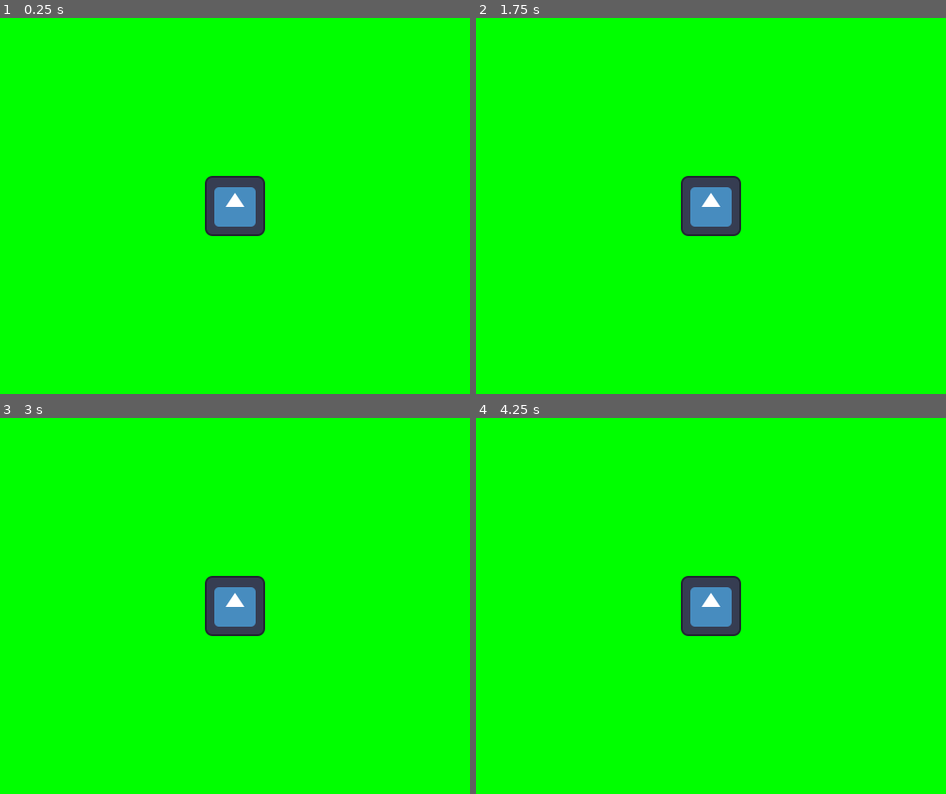
Above: before the commit, frames 1-4 (two rows, left to right).
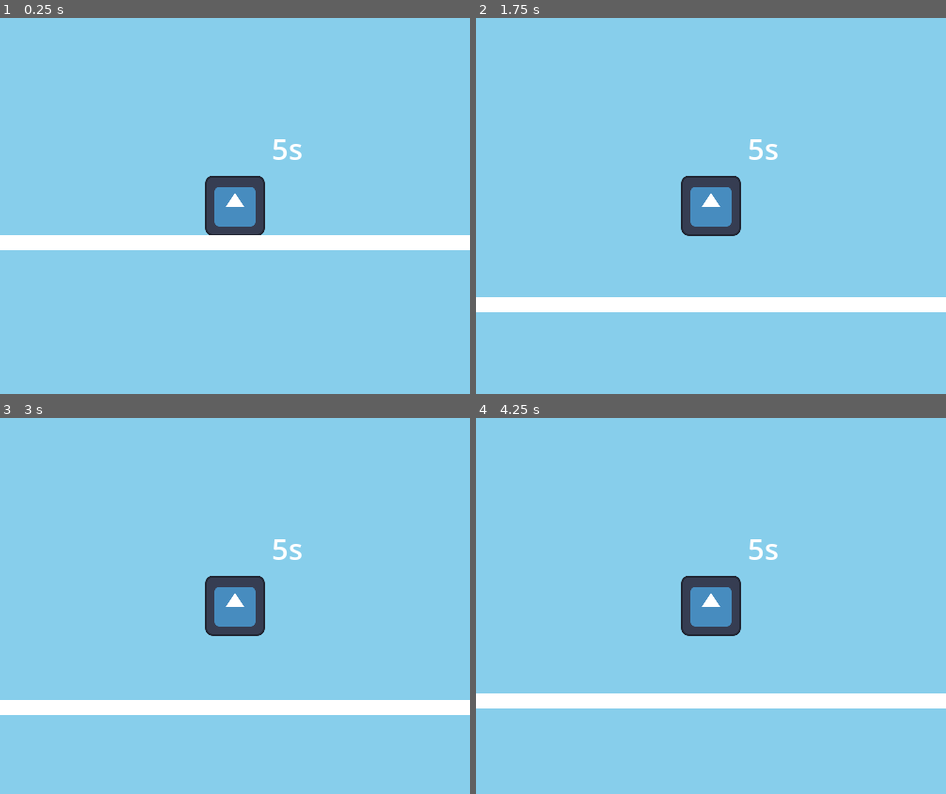
Above: after the commit, the same moments.

Repository: ltecheroffical/Brackeys-Jam-2023
Game: Godot game, scene res://game.tscn
Same seed, same stepped clock (60 frames per second), same inputs: the game is played once before the commit and once after it. The engine's default icon, where the game draws it, is replaced by a stand-in: a white triangle on a blue panel in a dark square.
Inputs:
- Up to frame 1 (0.25 s): no input
- Up to frame 2 (1.75 s): tap Enter at 0.5 s; hold D (right, bound only after the commit) from 0.53 s (still down); tap Up (jump, bound only after the commit) at 0.6, 0.77, 1.07, 1.35, 1.52 s
- Up to frame 3 (3 s): tap Up (jump, bound only after the commit) at 1.82, 2.1, 2.85 s; release D (right, bound only after the commit) at 2.03 s; hold A (left, bound only after the commit) 2.03-2.78 s; tap Space at 2.75 s; hold D (right, bound only after the commit) from 2.78 s (still down)
- Up to frame 4 (4.25 s): keep holding D (right, bound only after the commit); tap Up (jump, bound only after the commit) at 3.02, 3.32, 3.6, 3.77, 4.07 s

The runs differ from the first frame. In frame 1, 98% of the frame differs, in the area x 0-100%, y 0-100%; in frame 2, 98%; in frame 3, 98%; in frame 4, 98%.

Commit message:
fixed a few things

Diff:
--- a/assets/objects/player.tscn
+++ b/assets/objects/player.tscn
@@ -1,11 +1,16 @@
-[gd_scene load_steps=3 format=3 uid="uid://b126nybs3fmq7"]
+[gd_scene load_steps=5 format=3 uid="uid://b126nybs3fmq7"]
 
 [ext_resource type="Texture2D" uid="uid://d3f461x5r342t" path="res://icon.svg" id="1_8j3p8"]
+[ext_resource type="Script" path="res://assets/scripts/player.gd" id="1_o88ps"]
 
 [sub_resource type="RectangleShape2D" id="RectangleShape2D_hv71g"]
 size = Vector2(64, 63)
 
+[sub_resource type="LabelSettings" id="LabelSettings_ckudc"]
+font_size = 31
+
 [node name="Player" type="CharacterBody2D"]
+script = ExtResource("1_o88ps")
 
 [node name="Texture" type="Sprite2D" parent="."]
 scale = Vector2(0.5, 0.5)
@@ -13,3 +18,11 @@
 
 [node name="CollisionShape2D" type="CollisionShape2D" parent="."]
 shape = SubResource("RectangleShape2D_hv71g")
+
+[node name="Label" type="Label" parent="."]
+offset_left = 39.0
+offset_top = -83.0
+offset_right = 72.0
+offset_bottom = -36.0
+text = "5s"
+label_settings = SubResource("LabelSettings_ckudc")
--- /dev/null
+++ b/assets/scripts/player.gd
@@ -0,0 +1,26 @@
+extends CharacterBody2D
+
+
+const SPEED = 50.0
+const JUMP_VELOCITY = -400.0
+
+
+var gravity = ProjectSettings.get_setting("physics/2d/default_gravity")
+
+
+func _physics_process(delta):
+	if not is_on_floor():
+		velocity.y += gravity * delta
+
+
+	if Input.is_action_just_pressed("jump") and is_on_floor():
+		velocity.y = JUMP_VELOCITY
+
+
+	var direction = Input.get_axis("left", "right")
+	if direction:
+		velocity.x = direction * SPEED
+	else:
+		velocity.x = move_toward(velocity.x, 0, SPEED)
+
+	move_and_slide()
--- /dev/null
+++ b/assets/tile.tscn
@@ -0,0 +1,16 @@
+[gd_scene load_steps=3 format=3 uid="uid://ca4duqaqysgso"]
+
+[sub_resource type="CanvasTexture" id="CanvasTexture_xck6s"]
+
+[sub_resource type="RectangleShape2D" id="RectangleShape2D_0y0rl"]
+size = Vector2(76, 41)
+
+[node name="StaticBody2D" type="StaticBody2D"]
+
+[node name="Sprite2D" type="Sprite2D" parent="."]
+scale = Vector2(74.5, 40.5)
+texture = SubResource("CanvasTexture_xck6s")
+
+[node name="CollisionShape2D" type="CollisionShape2D" parent="."]
+position = Vector2(1, 0.5)
+shape = SubResource("RectangleShape2D_0y0rl")
--- a/game.gd
+++ b/game.gd
@@ -2,4 +2,4 @@
 
 
 func _enter_tree():
-	RenderingServer.set_default_clear_color(Color.GREEN)
+	RenderingServer.set_default_clear_color(Color.SKY_BLUE)
--- a/game.tscn
+++ b/game.tscn
@@ -1,13 +1,13 @@
-[gd_scene load_steps=3 format=3 uid="uid://deav6unxjn1lb"]
+[gd_scene load_steps=4 format=3 uid="uid://deav6unxjn1lb"]
 
 [ext_resource type="Script" path="res://game.gd" id="1_g6gc1"]
 [ext_resource type="PackedScene" uid="uid://b126nybs3fmq7" path="res://assets/objects/player.tscn" id="2_r101y"]
+[ext_resource type="PackedScene" uid="uid://ca4duqaqysgso" path="res://assets/tile.tscn" id="3_txlku"]
 
 [node name="Game" type="Node2D"]
 script = ExtResource("1_g6gc1")
 
 [node name="Camera2D" type="Camera2D" parent="."]
-position_smoothing_enabled = true
 
 [node name="TileMap" type="TileMap" parent="."]
 format = 2
@@ -18,3 +18,7 @@
 remote_path = NodePath("../../Camera2D")
 update_rotation = false
 update_scale = false
+
+[node name="StaticBody2D" parent="." instance=ExtResource("3_txlku")]
+position = Vector2(7, 50)
+scale = Vector2(10.158, 0.39655)
--- a/project.godot
+++ b/project.godot
@@ -23,6 +23,28 @@
 window/stretch/aspect="expand"
 window/vsync/vsync_mode=0
 
+[input]
+
+left={
+"deadzone": 0.5,
+"events": [Object(InputEventKey,"resource_local_to_scene":false,"resource_name":"","device":-1,"window_id":0,"alt_pressed":false,"shift_pressed":false,"ctrl_pressed":false,"meta_pressed":false,"pressed":false,"keycode":0,"physical_keycode":65,"key_label":0,"unicode":97,"echo":false,"script":null)
+, Object(InputEventKey,"resource_local_to_scene":false,"resource_name":"","device":-1,"window_id":0,"alt_pressed":false,"shift_pressed":false,"ctrl_pressed":false,"meta_pressed":false,"pressed":false,"keycode":0,"physical_keycode":4194319,"key_label":0,"unicode":0,"echo":false,"script":null)
+]
+}
+right={
+"deadzone": 0.5,
+"events": [Object(InputEventKey,"resource_local_to_scene":false,"resource_name":"","device":-1,"window_id":0,"alt_pressed":false,"shift_pressed":false,"ctrl_pressed":false,"meta_pressed":false,"pressed":false,"keycode":0,"physical_keycode":68,"key_label":0,"unicode":100,"echo":false,"script":null)
+, Object(InputEventKey,"resource_local_to_scene":false,"resource_name":"","device":-1,"window_id":0,"alt_pressed":false,"shift_pressed":false,"ctrl_pressed":false,"meta_pressed":false,"pressed":false,"keycode":0,"physical_keycode":4194321,"key_label":0,"unicode":0,"echo":false,"script":null)
+]
+}
+jump={
+"deadzone": 0.5,
+"events": [Object(InputEventKey,"resource_local_to_scene":false,"resource_name":"","device":-1,"window_id":0,"alt_pressed":false,"shift_pressed":false,"ctrl_pressed":false,"meta_pressed":false,"pressed":false,"keycode":0,"physical_keycode":4194320,"key_label":0,"unicode":0,"echo":false,"script":null)
+, Object(InputEventKey,"resource_local_to_scene":false,"resource_name":"","device":-1,"window_id":0,"alt_pressed":false,"shift_pressed":false,"ctrl_pressed":false,"meta_pressed":false,"pressed":false,"keycode":0,"physical_keycode":32,"key_label":0,"unicode":32,"echo":false,"script":null)
+]
+}
+
 [rendering]
 
+textures/canvas_textures/default_texture_filter=0
 renderer/rendering_method="mobile"
